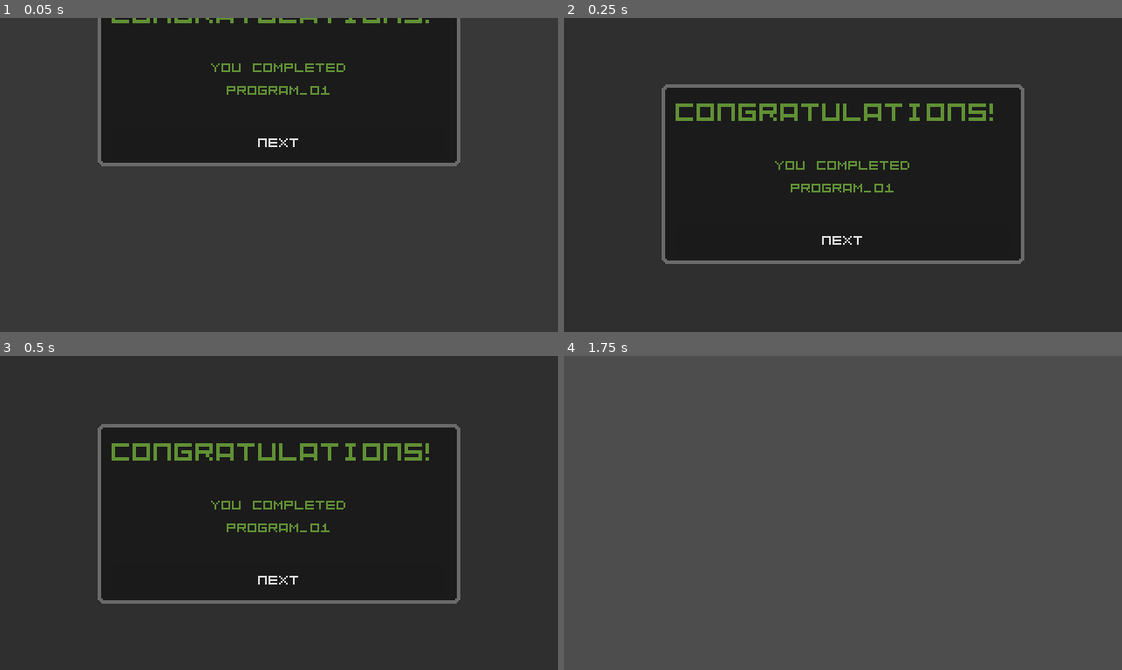
Above: before the commit, frames 1-4 (two rows, left to right).
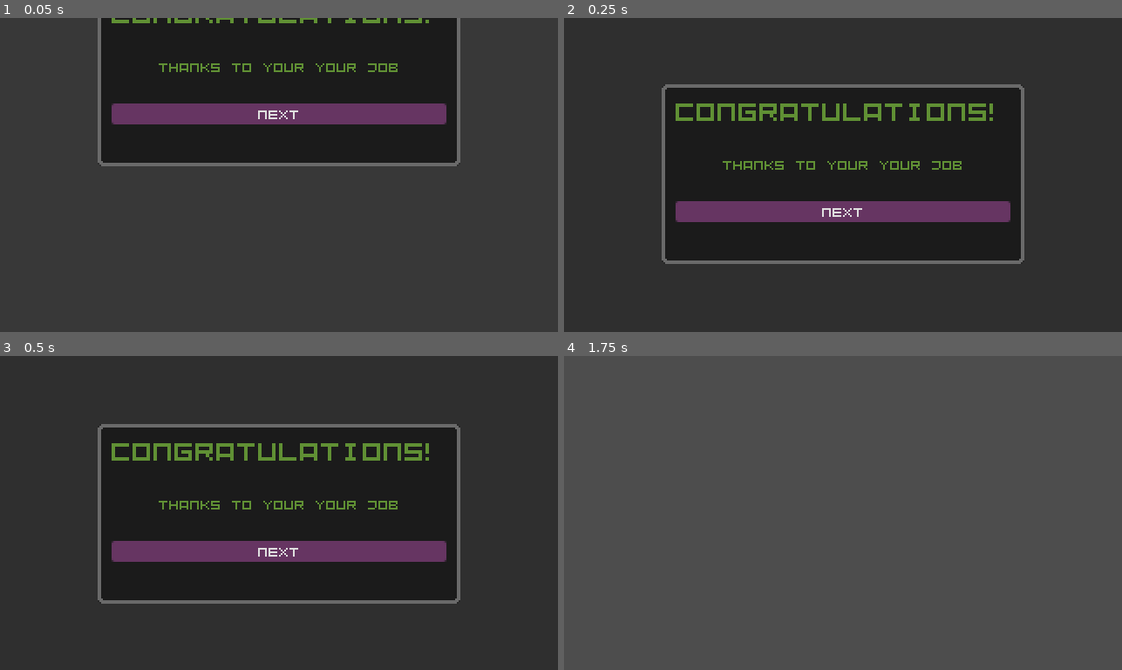
Above: after the commit, the same moments.

Repository: daniboygg/ludumdare-58
Game: Godot game, scene res://ui/popup_screen.tscn
Two runs of this game, one before a commit and one after it. Both use one fixed random seed, a clock stepped at 60 frames per second and the inputs below. This scene is started directly instead of the project's main scene.
Inputs (mouse positions are in pixels of both pictures, inside the frame that each line leads up to):
- Up to frame 1 (0.05 s): no input
- Up to frame 2 (0.25 s): no input
- Up to frame 3 (0.5 s): no input
- Up to frame 4 (1.75 s): click "Next" at 0.5 s; tap Enter at 1.25 s; move the mouse to (965, 497) at 1.27 s; click (965, 497) at 1.42 s

The runs differ from the first frame. In frame 1, 4.8% of the frame differs, in the area x 20-80%, y 14-42%; in frame 2, 4.8%; in frame 3, 4.8%; in frame 4, nothing differs.

Commit message:
Add restart screen

Diff:
--- a/main.gd
+++ b/main.gd
@@ -10,6 +10,16 @@
 const POPUP_SCREEN = preload("uid://eelsmiam16di")
 
 func _ready() -> void:
+	start_game()
+
+
+func start_game():
+	for child in interface.get_children():
+		child.queue_free()
+	for child in world.get_children():
+		world.remove_child(child)
+
+	Globals.current_level = -1
 	var start: StartScreen = START_SCREEN.instantiate()
 	start.start_pressed.connect(_on_start_pressed)
 	interface.add_child(start)
@@ -17,7 +27,9 @@
 
 func next_level():
 	Globals.current_level += 1
-	assert(Globals.current_level < len(levels), "No more levels!!!")
+	if Globals.current_level >= len(levels):
+		finish_screen()
+		return
 
 	var params: LevelParams = levels[Globals.current_level]
 	assert(params != null, "Level %d is undefined!" % Globals.current_level)
@@ -28,6 +40,15 @@
 	for child in world.get_children():
 		world.remove_child(child)
 	world.add_child(new_level)
+
+
+func finish_screen():
+	var popup: PopupScreen = POPUP_SCREEN.instantiate()
+	interface.add_child(popup)
+	popup.button_pressed.connect(start_game)
+	popup.title.text = "Congratulations!"
+	popup.text.text = "Thanks to your your job,\nno more memory leaks\nin any language!"
+	popup.button.text = "Restart"
 
 
 func _on_start_pressed():
--- a/theme.tres
+++ b/theme.tres
@@ -1,6 +1,24 @@
-[gd_resource type="Theme" load_steps=3 format=3 uid="uid://dnroccymnpymn"]
+[gd_resource type="Theme" load_steps=5 format=3 uid="uid://dnroccymnpymn"]
 
 [ext_resource type="FontFile" uid="uid://b3f58sxlfe0vt" path="res://resources/Kenney Mini Square Mono.ttf" id="1_e1x85"]
+
+[sub_resource type="StyleBoxFlat" id="StyleBoxFlat_e1x85"]
+content_margin_top = 1.0
+content_margin_bottom = 1.0
+bg_color = Color(0.48828125, 0.3414154, 0.47551033, 1)
+corner_radius_top_left = 2
+corner_radius_top_right = 2
+corner_radius_bottom_right = 2
+corner_radius_bottom_left = 2
+
+[sub_resource type="StyleBoxFlat" id="StyleBoxFlat_cjfk0"]
+content_margin_top = 1.0
+content_margin_bottom = 1.0
+bg_color = Color(0.3984375, 0.20855713, 0.38505557, 1)
+corner_radius_top_left = 2
+corner_radius_top_right = 2
+corner_radius_bottom_right = 2
+corner_radius_bottom_left = 2
 
 [sub_resource type="StyleBoxLine" id="StyleBoxLine_e1x85"]
 color = Color(0.3764706, 0.5647059, 0.20392157, 1)
@@ -9,6 +27,8 @@
 [resource]
 Button/font_sizes/font_size = 8
 Button/fonts/font = ExtResource("1_e1x85")
+Button/styles/hover = SubResource("StyleBoxFlat_e1x85")
+Button/styles/normal = SubResource("StyleBoxFlat_cjfk0")
 Label/colors/font_color = Color(0.3764706, 0.5647059, 0.20392157, 1)
 Label/font_sizes/font_size = 8
 Label/fonts/font = ExtResource("1_e1x85")
--- a/ui/popup_screen.gd
+++ b/ui/popup_screen.gd
@@ -13,6 +13,7 @@
 var final_pos := Vector2.ZERO
 
 func _ready() -> void:
+	panel_container.modulate = Color.TRANSPARENT
 	final_pos = panel_container.position
 	animate_in()
 
--- a/ui/popup_screen.tscn
+++ b/ui/popup_screen.tscn
@@ -75,12 +75,12 @@
 [node name="Text" type="Label" parent="PanelContainer/MarginContainer/VBoxContainer"]
 unique_name_in_owner = true
 layout_mode = 2
-text = "You completed
-program_01"
+text = "Thanks to your your job"
 horizontal_alignment = 1
 
 [node name="Button" type="Button" parent="PanelContainer/MarginContainer/VBoxContainer"]
 unique_name_in_owner = true
+texture_filter = 1
 layout_mode = 2
 text = "Next"
 
